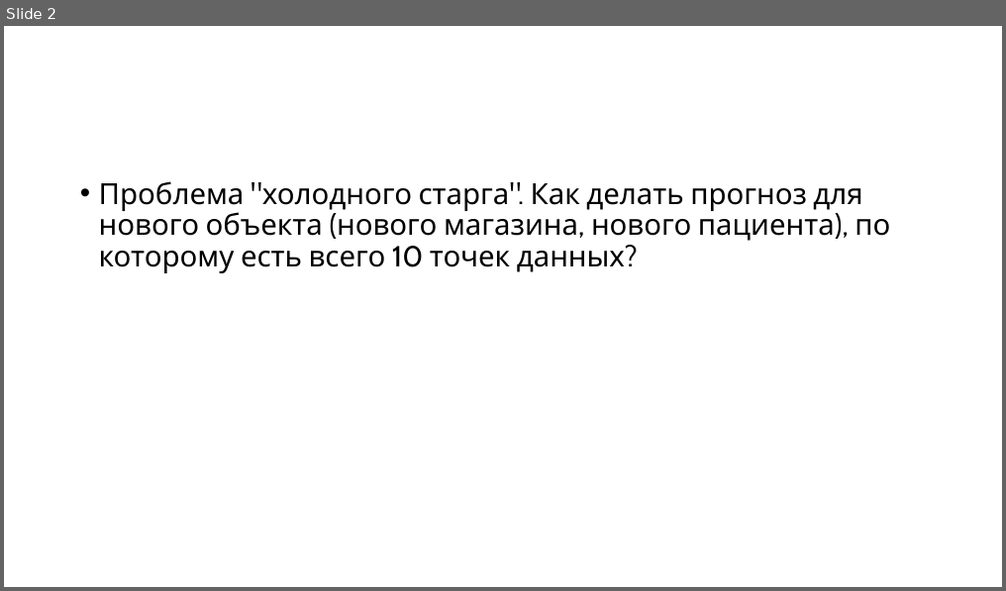
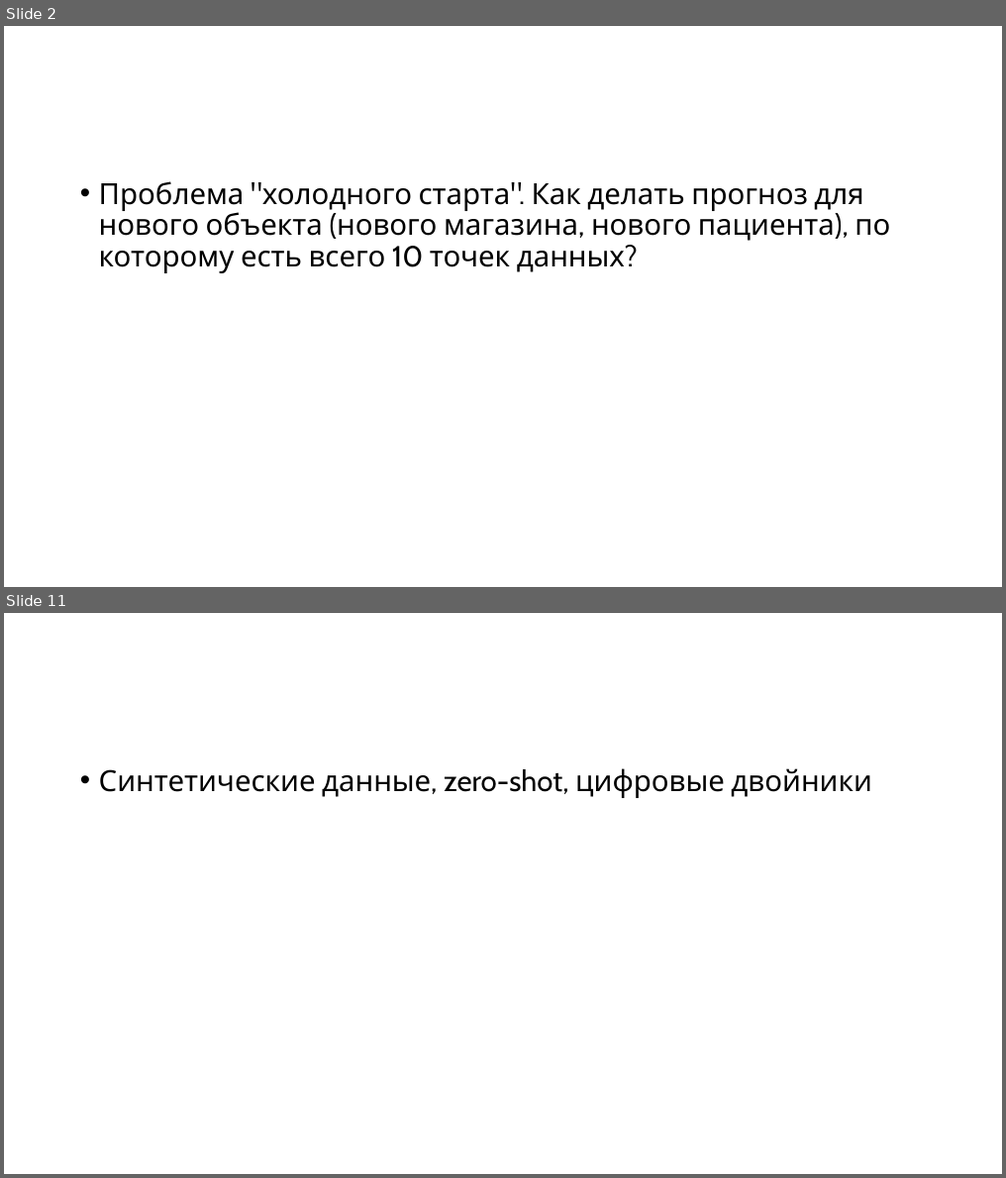
Before and after one commit to MVRonkin/TimeSeriesCourse, a slide deck: 2025/LEC/08 работа с индустриальными ВР.pptx. Shown one above the other, each under a label of ours: slide 2 before the commit, slides 2 and 11 after it; the slides between them are not shown. The pictures are 1006x591 and 1006x1178 pixels, drawn with LibreOffice and Linux fonts; fonts in the diff are those of the drawing. Boxes give left, top, right and bottom in pixels: in the first picture for what was removed or moved away, otherwise in the second. Text is boxed around its words. In the diff, an @@ line names an element or a change of style, - is before the commit and + after.

```diff
--- a/2025/LEC/08 работа с индустриальными ВР.pptx
+++ b/2025/LEC/08 работа с индустриальными ВР.pptx
@@ slide 11 added at box(4, 613, 1002, 1174), background #FFFFFF @@
@@ text added at box(99, 768, 872, 798), 28 pt, text #000000 @@
+• Синтетические данные, zero-shot, цифровые двойники
@@ slide 2 changed as well @@
@@ text at box(99, 181, 890, 274): text changed @@
-• Проблема "холодного старга". Как делать прогноз для нового объекта (нового магазина, нового пациента), по которому есть всего 10 точек данных?
+• Проблема "холодного старта". Как делать прогноз для нового объекта (нового магазина, нового пациента), по которому есть всего 10 точек данных?
```
Also in this commit, not shown: 9 other slides added.
